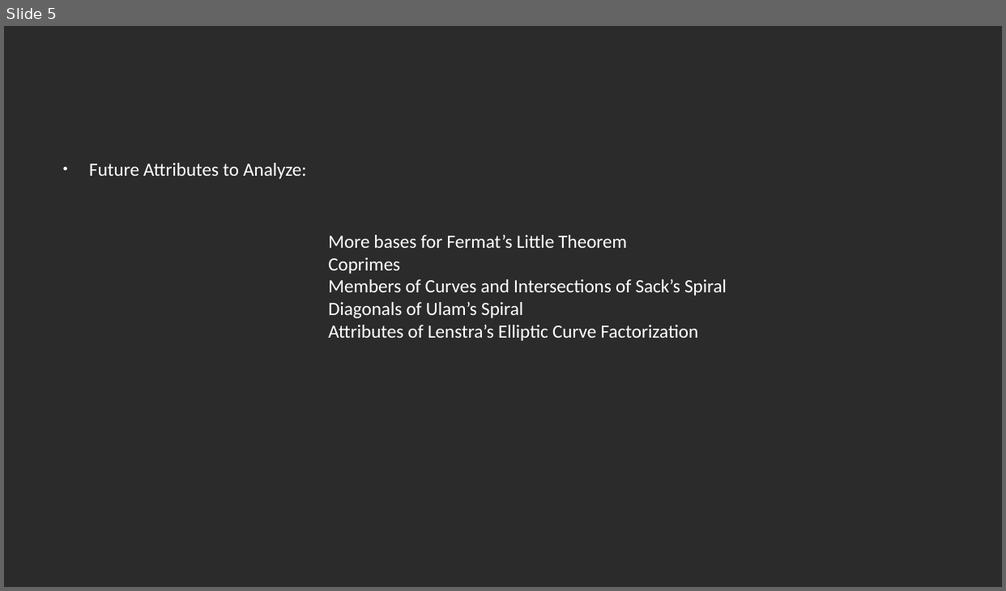
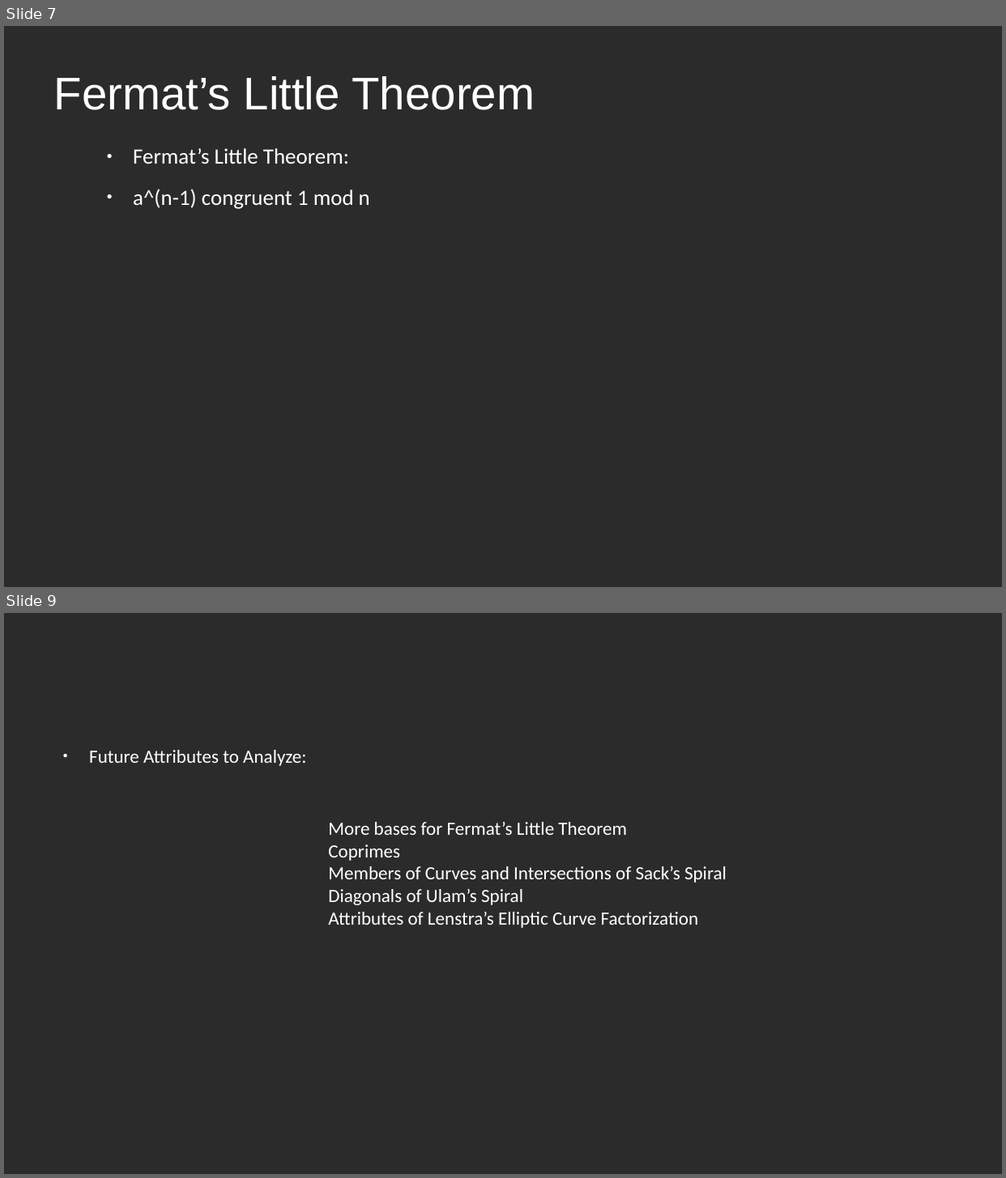
Before and after one commit to rohansaha/CSC-635-Data-Mining-, a slide deck: Classifying natural numbers.pptx. Shown one above the other, each under a label of ours: slide 5 before the commit, slides 7 and 9 after it; the slides between them are not shown. The pictures are 1006x591 and 1006x1178 pixels, drawn with LibreOffice and Linux fonts; fonts in the diff are those of the drawing; background and template pictures are left out; a plain dark background stands for a picture behind light text. Boxes give left, top, right and bottom in pixels: in the first picture for what was removed or moved away, otherwise in the second. Text is boxed around its words. In the diff, an @@ line names an element or a change of style, - is before the commit and + after.

```diff
--- a/Classifying natural numbers.pptx
+++ b/Classifying natural numbers.pptx
@@ slide 7 added at box(4, 26, 1002, 587), background picture (left out) @@
@@ title added at box(54, 76, 535, 110), 44 pt, text #FFFFFF @@
+Fermat’s Little Theorem
@@ text added at box(133, 148, 370, 209), 21 pt, text #FFFFFF @@
+● Fermat’s Little Theorem:
+● a^(n-1) congruent 1 mod n
@@ what was slide 5 is now slide 9 @@
```
Also in this commit, not shown: 3 slides changed, 5 other slides added, 2 slides removed.
